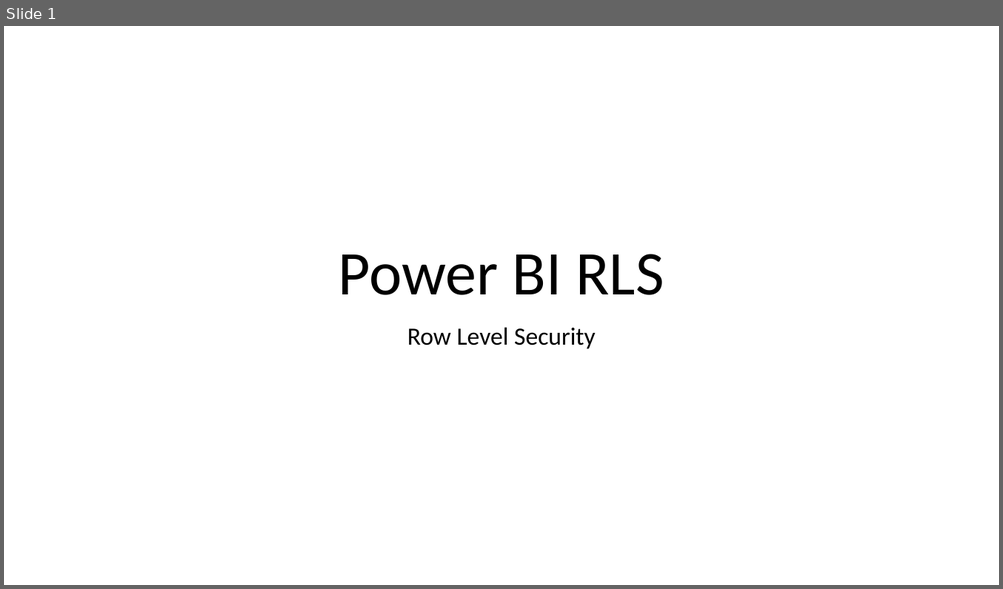
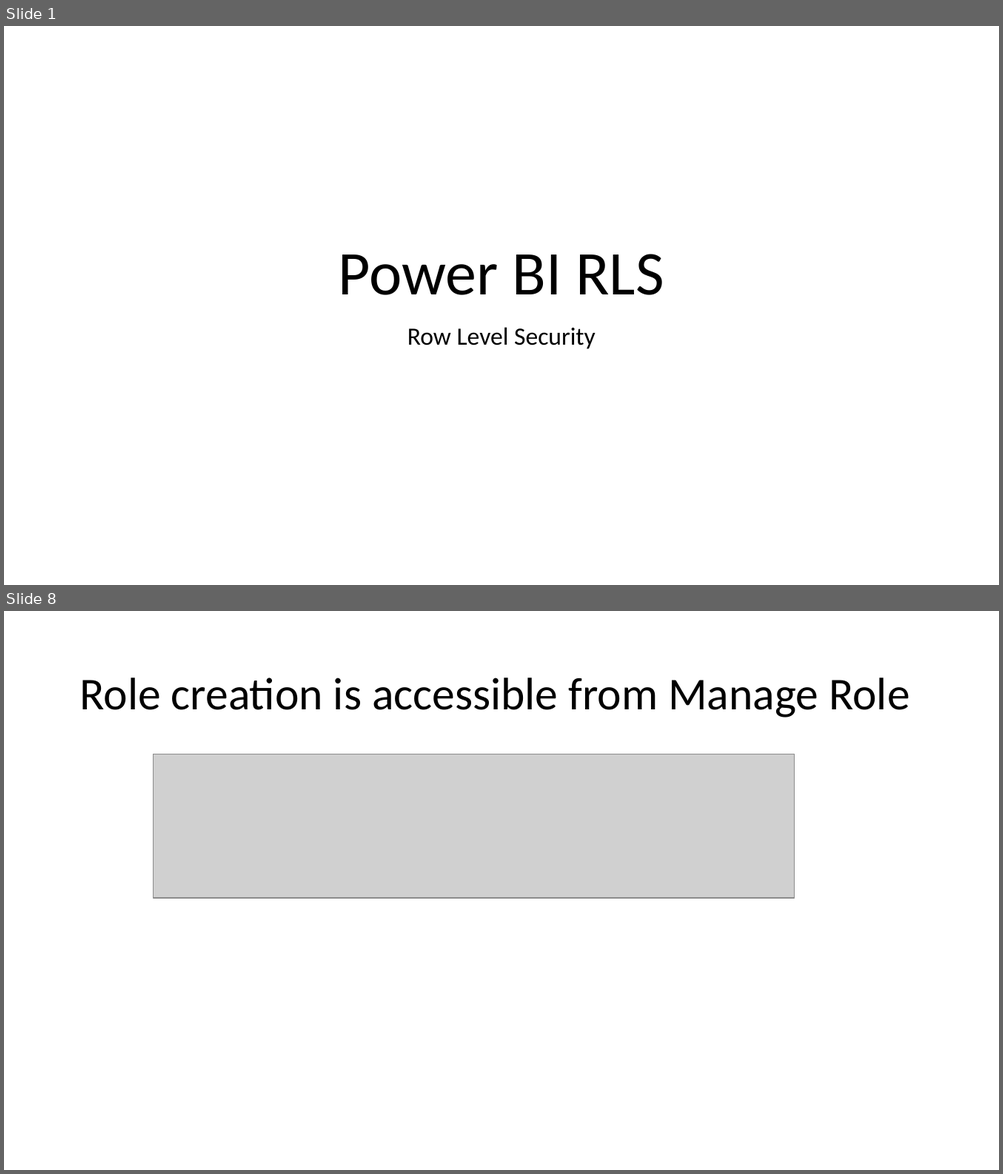
Before and after one commit to peterperov/PowerBIServer, a slide deck: Power BI Role Level Security.pptx. Shown one above the other, each under a label of ours: slide 1 before the commit, slides 1 and 8 after it; the slides between them are not shown. The pictures are 1003x589 and 1003x1174 pixels, drawn with LibreOffice and Linux fonts; fonts in the diff are those of the drawing; grey boxes stand for pictures. Boxes give left, top, right and bottom in pixels: in the first picture for what was removed or moved away, otherwise in the second. Text is boxed around its words. In the diff, an @@ line names an element or a change of style, - is before the commit and + after.

```diff
--- a/Power BI Role Level Security.pptx
+++ b/Power BI Role Level Security.pptx
@@ slide 8 added at (4, 611, 999, 1170), background #FFFFFF @@
@@ title added at (79, 678, 909, 718), 44 pt, text #000000 @@
+Role creation is accessible from Manage Role
@@ picture added at (153, 755, 794, 898) @@
```
Also in this commit, not shown: 1 slide changed, 14 other slides added.
